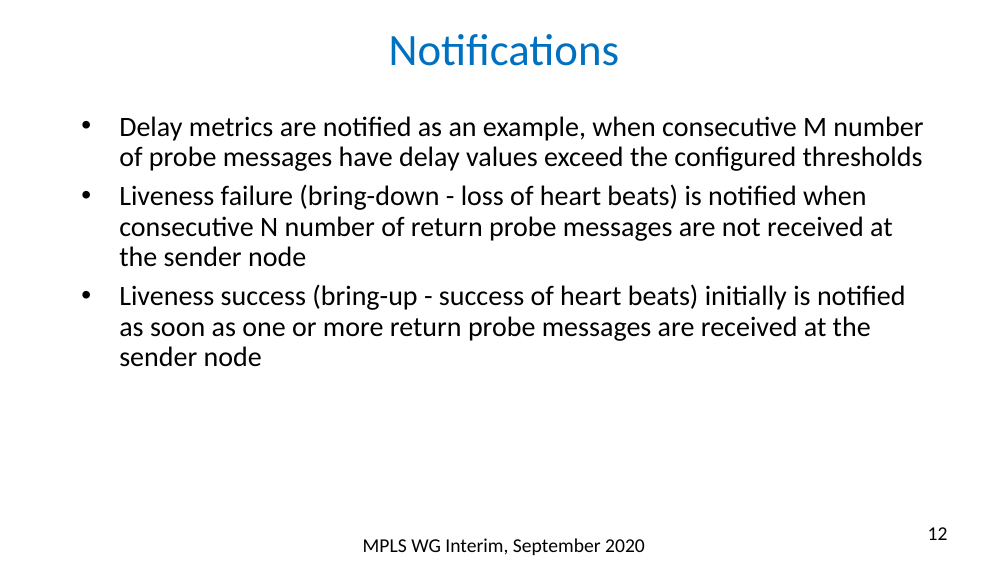
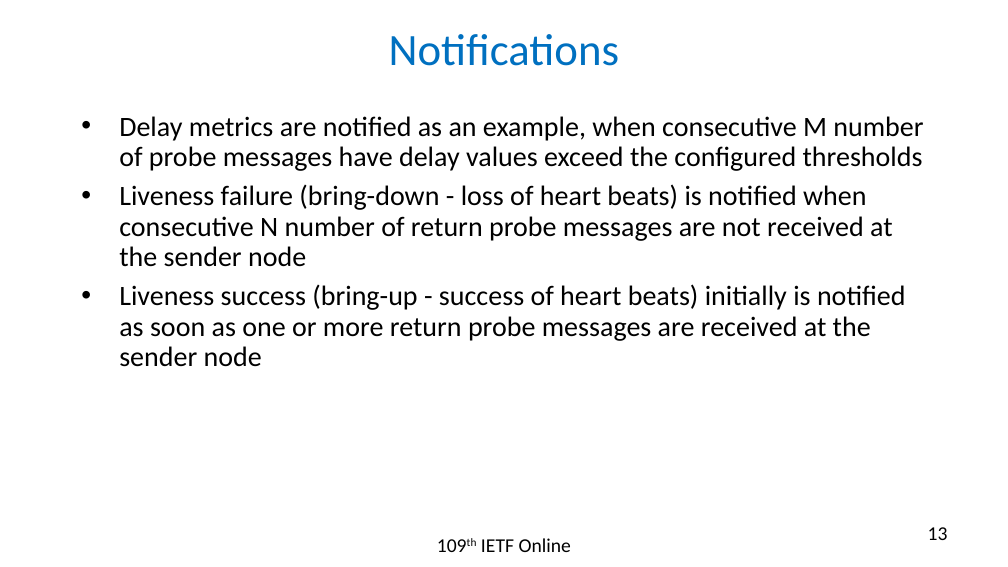
Before and after one commit to rakgandhi/ietf-slides, a slide deck: slide 13 of draft-gandhi-spring-sr-enhanced-plm-03.pptx (slide 12 before the commit). Drawn at 1008x567 pixels with LibreOffice and Linux fonts; fonts in the diff are those of the drawing. Boxes give left, top, right and bottom in pixels: in the first picture for what was removed or moved away, otherwise in the second. Text is boxed around its words. In the diff, an @@ line names an element or a change of style, - is before the commit and + after.

```diff
--- a/draft-gandhi-spring-sr-enhanced-plm-03.pptx
+++ b/draft-gandhi-spring-sr-enhanced-plm-03.pptx
@@ text at [481, 538, 571, 552]: text changed @@
-MPLS WG Interim, September 2020
+109th IETF Online
@@ page number at [928, 527, 948, 540]: text changed @@
-12
+13
```
Also in this commit, not shown: 16 other slides changed, 1 slide added, 1 other file.
